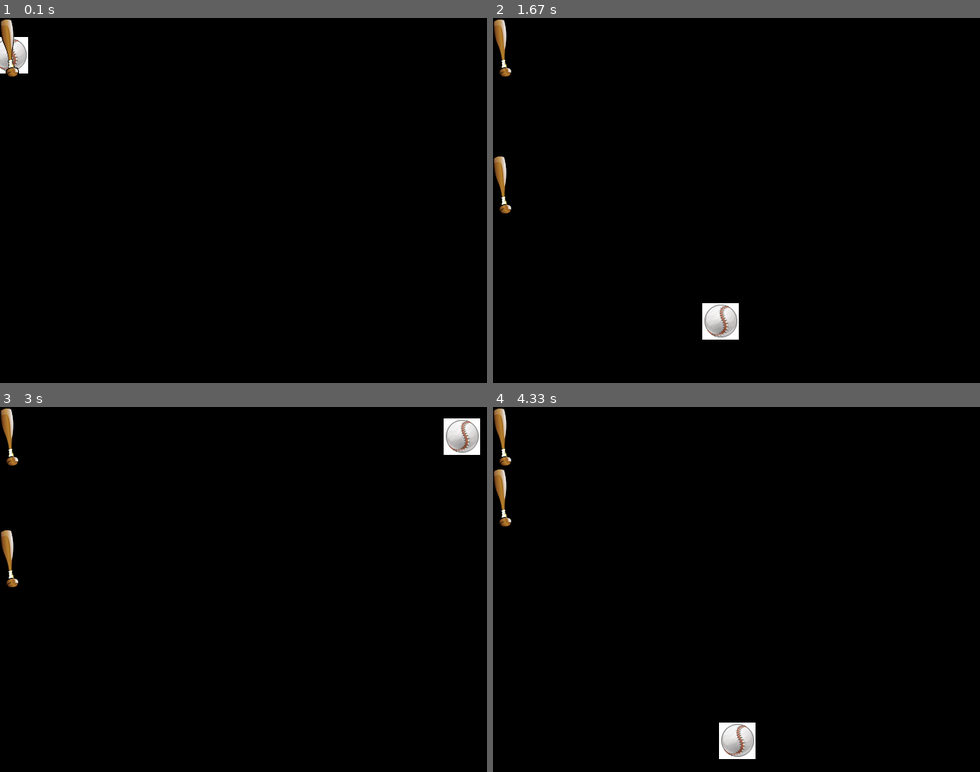
Above: before the commit, frames 1-4 (two rows, left to right).
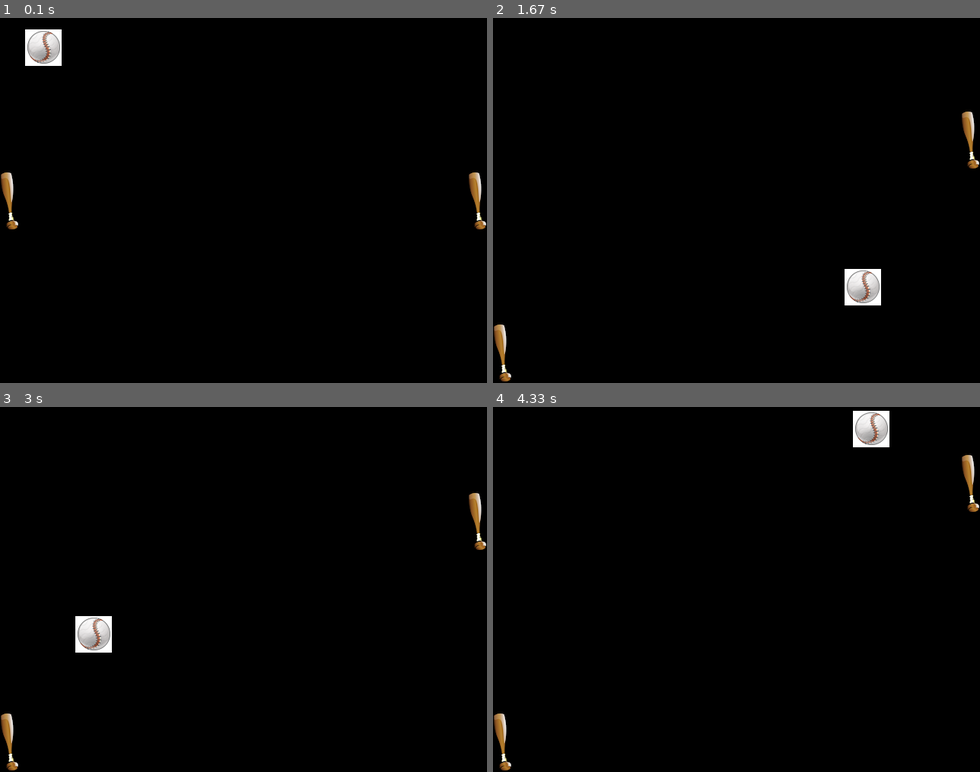
Above: after the commit, the same moments.

Repository: Bmcentee148/PygameTutorials
Game: pygame game, started from pygame_sprites.py
Two runs of this game, one before a commit and one after it. Both use one fixed random seed, a clock stepped at 60 frames per second and the inputs below. The source is Python 2; it was converted automatically to run under Python 3.
Inputs:
- Up to frame 1 (0.1 s): no input
- Up to frame 2 (1.67 s): hold Z 0.33-0.8 s; hold Up 0.33-0.8 s; hold Up 0.83-1.3 s; tap Z at 0.9, 1.2, 1.4 s; tap A at 0.98 s; hold Down 1.33-1.63 s
- Up to frame 3 (3 s): hold Up 1.67-2.03 s; tap Z at 1.73, 2.13, 2.53, 2.87 s; hold Down 2.07-2.43 s; tap A at 2.22 s; hold Up 2.47-2.77 s; hold Down from 2.8 s (still down)
- Up to frame 4 (4.33 s): release Down at 3.1 s; hold Up 3.13-3.5 s; tap Z at 3.2, 3.6, 4 s; tap A at 3.28 s; hold Down 3.53-3.9 s; hold Up 3.93-4.23 s; hold Down from 4.27 s (still down)

The runs differ from the first frame. In frame 1, 1.9% of the frame differs, in the area x 0-100%, y 0-58%; in frame 2, 2.6%, in the area x 0-100%, y 0-100%; in frame 3, 2.6%; in frame 4, 2.6%.

Commit message:
Clean up ball_bounce.py and pygame_sprites.py and create sprites_v2.py.

Diff:
--- a/ball_bounce.py
+++ b/ball_bounce.py
@@ -9,14 +9,19 @@
 height = 480
 size = width, height
 
-speed = [4, 4]
+speed = [2, 2]
 
 screen = pygame.display.set_mode(size)
 
 ball = pygame.image.load('ball.bmp')
 ball_rect = ball.get_rect()
 
+clock = pygame.time.Clock()
+
 while True :
+
+    clock.tick(60)
+
     for event in pygame.event.get() :
         if event.type == pygame.QUIT :
             sys.exit(0)
@@ -29,7 +34,7 @@
     if ball_rect.top < 0 or ball_rect.bottom > height :
         speed[1] = -1 * speed[1]
 
-    #screen.fill(BLACK)
+    screen.fill(BLACK)
     screen.blit(ball, ball_rect)
     pygame.display.flip()
 
--- a/pygame_sprites.py
+++ b/pygame_sprites.py
@@ -71,8 +71,8 @@
                 angle = math.pi - angle
         else :
             # Deflate the rectangles so you cant catch ball behind bat
-            player1.rect.inflate(-3, -3)
-            player2.rect.inflate(-3, -3)
+            player1.rect.inflate(-20, -20)
+            player2.rect.inflate(-20, -20)
 
             if self.rect.colliderect(player1.rect) == True and not self.hit :
                 angle = math.pi - angle
@@ -150,8 +150,8 @@
     #Initialize players
     global player1
     global player2
-    player1 = Bat("right")
-    player2 = Bat("left")
+    player1 = Bat(Bat.RIGHT)
+    player2 = Bat(Bat.LEFT)
 
     #Initialize Ball
     speed = 13
@@ -171,7 +171,7 @@
 
     #Main Event Loop
     while True :
-        clock.tick(60)
+        clock.tick(40)
 
         for event in pygame.event.get() :
             if event.type == QUIT :
@@ -181,10 +181,18 @@
                     player1.moveup()
                 elif event.key == K_DOWN :
                     player1.movedown()
+                elif event.key == K_a :
+                    player2.moveup()
+                elif event.key == K_z :
+                    player2.movedown()
             elif event.type == KEYUP :
                 if event.key == K_UP or event.key == K_DOWN :
                     player1.movepos = [0,0]
                     player1.status = Bat.STILL
+                elif event.key == K_z or event.key == K_a :
+                    player2.movepos = [0,0]
+                    player2.staus = Bat.STILL
+
 
         screen.blit(background, ball.rect, ball.rect)
         screen.blit(background, player1.rect, player1.rect)
--- /dev/null
+++ b/sprites_v2.py
@@ -0,0 +1,101 @@
+# Make sprites without using image files
+# @author Brian McEntee
+
+import pygame
+
+# Define some colors
+BLACK = (0, 0, 0)
+WHITE = (255, 255, 255)
+BLUE = (0, 0, 255)
+GREEN = (0, 255, 0)
+RED = (255, 0, 0)
+
+BACKGROUND_COLOR = WHITE
+
+class Block(pygame.sprite.Sprite) :
+
+    def __init__(self, color, width, height) :
+        #Call parent class Sprite constructor
+        pygame.sprite.Sprite.__init__(self)
+
+        #Get area of the current game screen
+        curr_screen = pygame.display.get_surface()
+        self.area = curr_screen.get_rect()
+        self.speed = [2,2]
+        self.radius = width / 2
+        #Create an image of the block and fill it with color
+        self.image = pygame.Surface([width, height])
+        self.image.fill(color)
+
+        #Fetch the rectangle object that has the dimensions of the image
+        #Update position by setting rect.x and rect.y to desired value
+        self.rect = self.image.get_rect()
+
+        #Draw image of ball
+        pygame.draw.circle(self.image, BLACK, self.rect.center, self.radius)
+
+    def update(self) :
+        # update current position of rectangle
+        self.rect = self.rect.move(self.speed)
+        # if position is off screen reverse direction
+        if self.rect.left < 0 or self.rect.right > self.area.right :
+            self.speed[0] *= -1
+        if self.rect.top < 0 or self.rect.bottom > self.area.bottom :
+            self.speed[1] *= -1
+
+
+def main () :
+
+    pygame.init()
+
+    # Set width and height of the screen
+    size = (700, 500)
+    screen = pygame.display.set_mode(size)
+    pygame.display.set_caption("The Block")
+
+    # Initialize and fill background
+    background = pygame.Surface(screen.get_size())
+    background.convert()
+    background.fill(WHITE)
+
+    # Initialize Block
+    block = Block(WHITE, 50, 50)
+
+    # Initialize sprite
+    blocksprite = pygame.sprite.RenderPlain(block)
+
+    # Blit background onto screen on startup
+    screen.blit(background, [0,0])
+    pygame.display.flip()
+
+    # Loop until user clicks the closed button
+    done = False
+
+    # Used to manage how fast the screen updates
+    clock = pygame.time.Clock()
+
+
+    # --------- Main Program Loop -------------
+    while not done :
+
+        for event in pygame.event.get() :
+            if event.type == pygame.QUIT :
+                done = True
+
+        # ----- Game Logic Goes Here -----
+        # ----- Screen Clearing Code Goes Here -----
+        screen.blit(background, block.rect, block.rect)
+        block.update()
+        # ----- Drawing Code Goes Here -----
+        blocksprite.draw(screen)
+        # ----- Update Screen With What Was Drawn
+        pygame.display.flip()
+
+        # ----- Limit to 60 frames a second
+        clock.tick(60)
+
+    # Close the window and quit
+    pygame.quit()
+
+if __name__ == "__main__" :
+    main()
